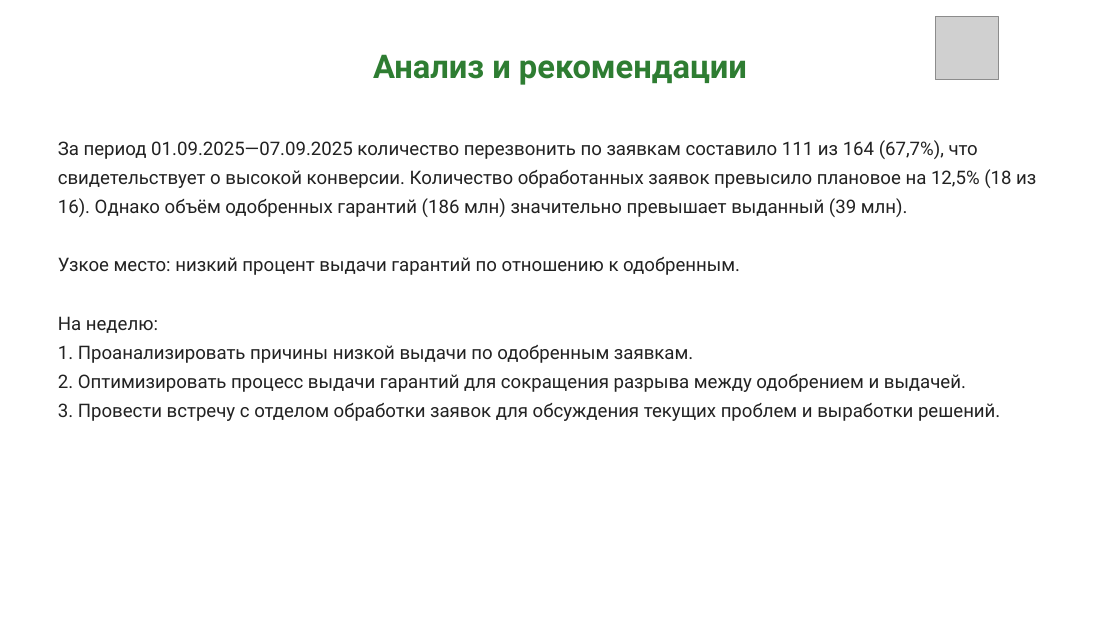
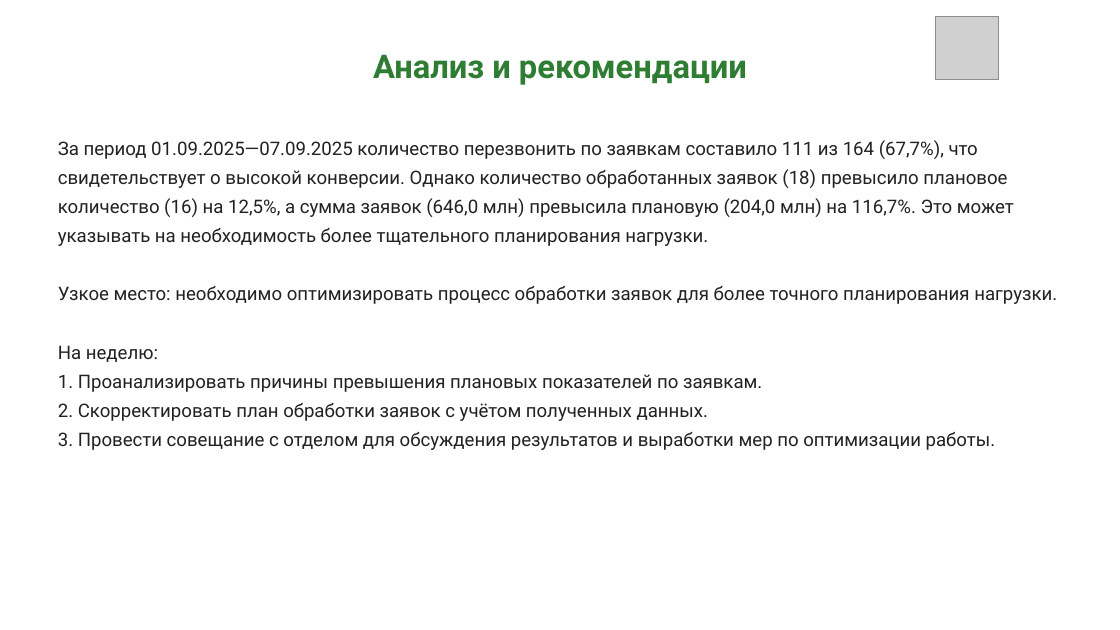
Before and after one commit to Vantorrr/otchet, a slide deck: slide 3 of brief_compliant_20250901_20250907.pptx. Drawn at 1120x630 pixels with LibreOffice and Linux fonts; fonts in the diff are those of the drawing; grey boxes stand for pictures. Boxes give left, top, right and bottom in pixels: in the first picture for what was removed or moved away, otherwise in the second. Text is boxed around its words. In the diff, an @@ line names an element or a change of style, - is before the commit and + after.

```diff
--- a/brief_compliant_20250901_20250907.pptx
+++ b/brief_compliant_20250901_20250907.pptx
@@ text at [58,140,1057,304]: text changed @@
-За период 01.09.2025—07.09.2025 количество перезвонить по заявкам составило 111 из 164 (67,7%), что свидетельствует о высокой конверсии. Количество обработанных заявок превысило плановое на 12,5% (18 из 16). Однако объём одобренных гарантий (186 млн) значительно превышает выданный (39 млн).
-Узкое место: низкий процент выдачи гарантий по отношению к одобренным.
+За период 01.09.2025—07.09.2025 количество перезвонить по заявкам составило 111 из 164 (67,7%), что свидетельствует о высокой конверсии. Однако количество обработанных заявок (18) превысило плановое количество (16) на 12,5%, а сумма заявок (646,0 млн) превысила плановую (204,0 млн) на 116,7%. Это может указывать на необходимость более тщательного планирования нагрузки.
+Узкое место: необходимо оптимизировать процесс обработки заявок для более точного планирования нагрузки.
@@ text at [58,374,996,450]: text changed @@
-1. Проанализировать причины низкой выдачи по одобренным заявкам.
-2. Оптимизировать процесс выдачи гарантий для сокращения разрыва между одобрением и выдачей.
-3. Провести встречу с отделом обработки заявок для обсуждения текущих проблем и выработки решений.
+1. Проанализировать причины превышения плановых показателей по заявкам.
+2. Скорректировать план обработки заявок с учётом полученных данных.
+3. Провести совещание с отделом для обсуждения результатов и выработки мер по оптимизации работы.
```
Also in this commit, not shown: 1 other slide changed, 5 other files.
